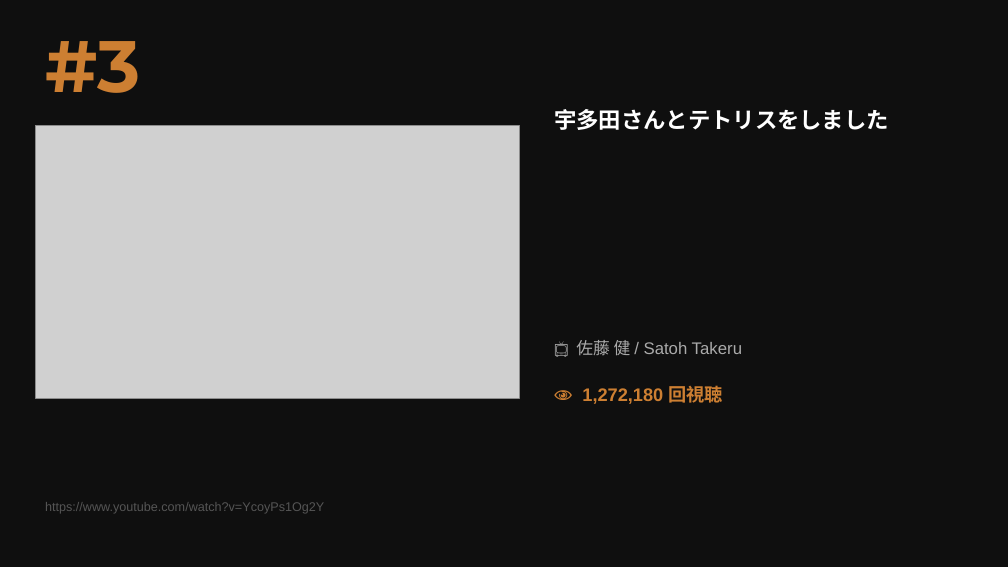
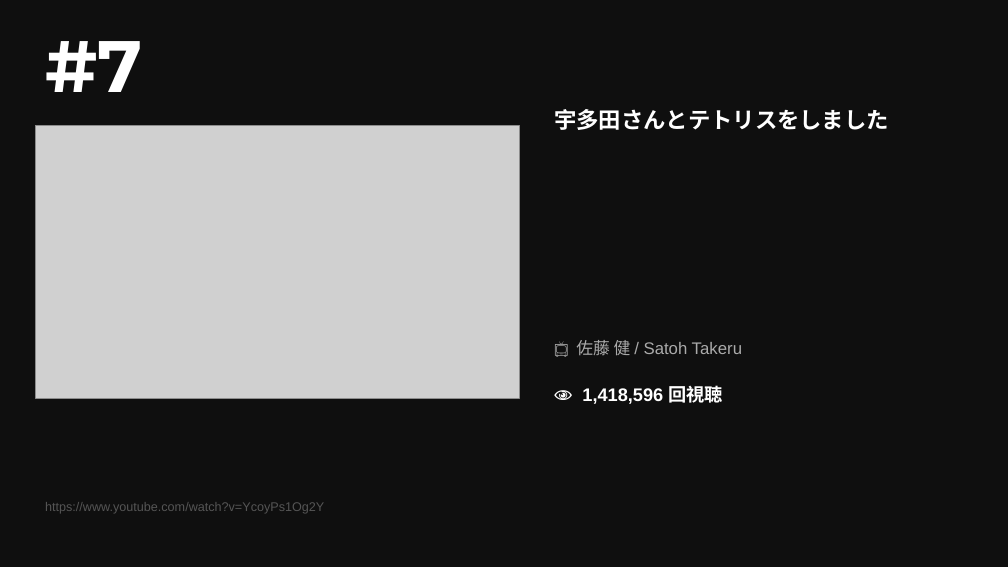
Before and after one commit to asaneasaburo0910-hub/youtube-crawler, a slide deck: slide 5 of youtube_ranking_20260510.pptx (slide 9 before the commit). Drawn at 1008x567 pixels with LibreOffice and Linux fonts; fonts in the diff are those of the drawing; grey boxes stand for pictures. Boxes give left, top, right and bottom in pixels: in the first picture for what was removed or moved away, otherwise in the second. Text is boxed around its words. In the diff, an @@ line names an element or a change of style, - is before the commit and + after.

```diff
--- a/youtube_ranking_20260510.pptx
+++ b/youtube_ranking_20260510.pptx
@@ text at box(45, 41, 142, 92): text changed; text colour #CD7F32 to #FFFFFF @@
-#3
+#7
@@ text at box(582, 382, 723, 406): text changed; text colour #CD7F32 to #FFFFFF @@
-👁 1,272,180 回視聴
+👁 1,418,596 回視聴
```
Also in this commit, not shown: 13 other slides changed.
